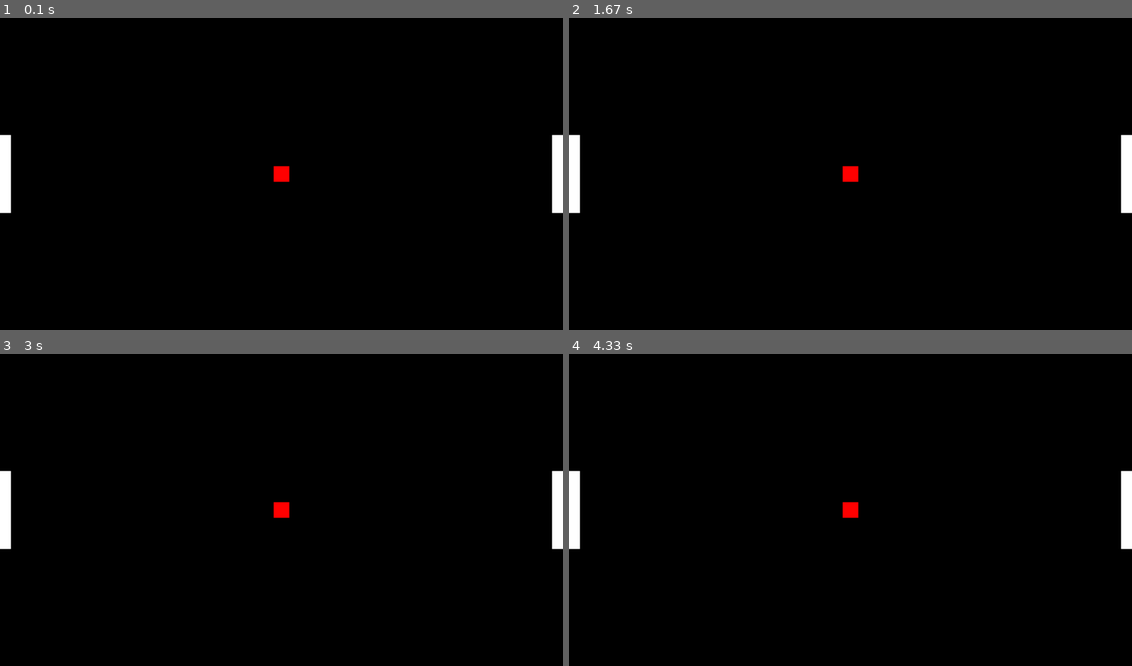
Above: before the commit, frames 1-4 (two rows, left to right).
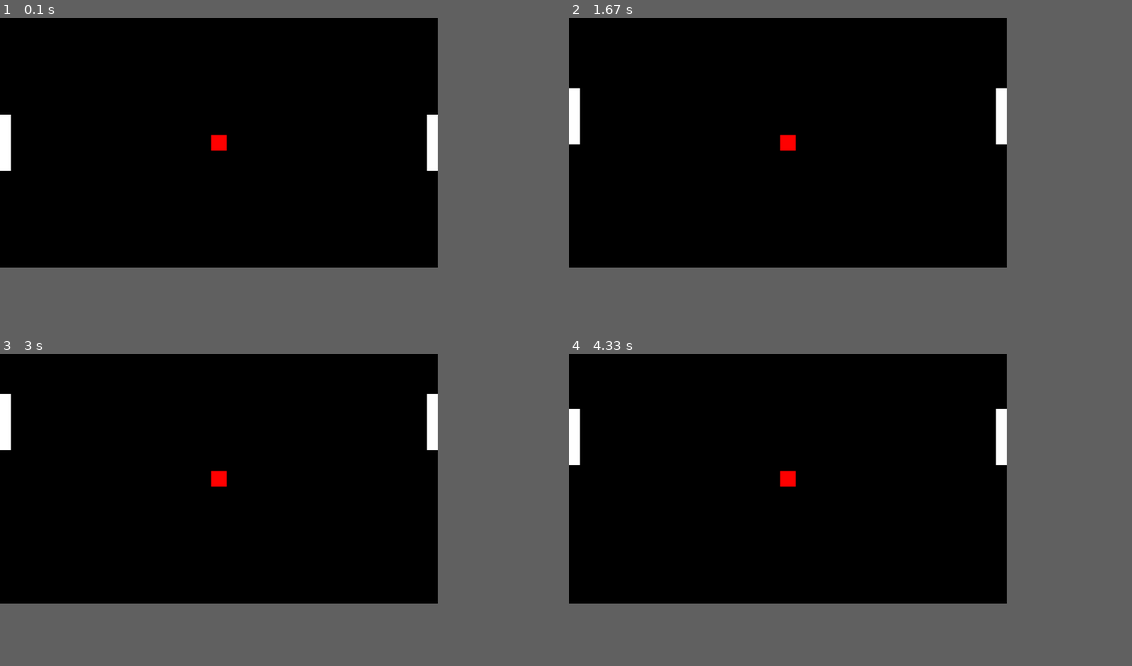
Above: after the commit, the same moments.

Repository: RFOD/Python_PygameTest
Game: pygame game, started from test01.py
Same seed, same stepped clock (60 frames per second), same inputs: the game is played once before the commit and once after it.
Inputs:
- Up to frame 1 (0.1 s): no input
- Up to frame 2 (1.67 s): hold W 0.33-0.8 s; hold Up 0.33-0.8 s; hold Down from 1.33 s (still down); hold S from 1.33 s (still down)
- Up to frame 3 (3 s): release Down at 1.8 s; release S at 1.8 s; hold Up 1.83-2.2 s; hold W 1.83-2.2 s; hold Down 2.23-2.6 s; hold S 2.23-2.6 s; hold Up 2.63-2.93 s; hold W 2.63-2.93 s; hold Down from 2.97 s (still down); hold S from 2.97 s (still down)
- Up to frame 4 (4.33 s): release Down at 3.27 s; release S at 3.27 s; hold Up 3.3-3.67 s; hold W 3.3-3.67 s; hold Down 3.7-4.07 s; hold S 3.7-4.07 s; hold Up from 4.1 s (still down); hold W from 4.1 s (still down)
The window is 900x500 before the commit and 700x400 after it. Grey fills any space a smaller window leaves; there, only what the larger window draws over its background counts as a difference.

The runs differ from the first frame. In frame 1, 1.6% of the frame differs, in the area x 0-100%, y 31-63%; in frame 2, 1.9%; in frame 3, 2.0%, in the area x 0-100%, y 12-63%; in frame 4, 2.0%.

Commit message:
Added smoother player movement

Diff:
--- a/test01.py
+++ b/test01.py
@@ -2,36 +2,54 @@
 
 pygame.init()
 
-winWidth = 1800
-winHeight = 1000
+winWidth = 1400
+winHeight = 800
 screen = pygame.display.set_mode((winWidth, winHeight))
 
-playerHeight = 250
+playerHeight = 180
 playerThickness = 35
 
 player1Pos = pygame.Vector2(0, (winHeight - playerHeight)/2)
 player2Pos = pygame.Vector2(winWidth - playerThickness, (winHeight - playerHeight)/2)
 
-ballPosX = 875
-ballPosY = 475
+ballHeight = 50
+ballwidth = 50
+
+ballPos = pygame.Vector2((winWidth - ballwidth)/2, (winHeight - ballHeight)/2)
+
+playerAccelRate = 1.5
+
+# Main Game loop --->
+
 run = True
-
 while run:
-
 
     screen.fill("black")
     # Getting the delta time
     clock = pygame.time.Clock()
-    dt = clock.tick() * 0.001
-    print(dt)
+    dt = clock.tick(60) * 0.001 * 120
 
     # Drawing the objects on the screen
     pygame.draw.rect(screen, "white", pygame.Rect(player1Pos.x, player1Pos.y, playerThickness, playerHeight))
     pygame.draw.rect(screen, "white", pygame.Rect(player2Pos.x, player2Pos.y, playerThickness, playerHeight))
-    pygame.draw.rect(screen, "red", pygame.Rect(ballPosX, ballPosY, 50, 50))
+    pygame.draw.rect(screen, "red", pygame.Rect(ballPos.x, ballPos.y, ballwidth, ballHeight))
 
     # Player Movement Mechanic
-
+    accel1 = 0
+    accel2 = 0
+    keys = pygame.key.get_pressed()
+    if keys[pygame.K_w] and player1Pos.y > 0:
+        accel1 -= playerAccelRate
+    if keys[pygame.K_s] and player1Pos.y < winHeight - playerHeight:
+        accel1 += playerAccelRate
+    if keys[pygame.K_UP] and player2Pos.y > 0:
+        accel2 -= playerAccelRate
+    if keys[pygame.K_DOWN] and player2Pos.y < winHeight - playerHeight:
+        accel2 += playerAccelRate
+    vel1 = accel1 * dt
+    vel2 = accel2 * dt
+    player1Pos.y += vel1 * dt + accel1 * (dt*dt)
+    player2Pos.y += vel2 * dt + accel2 * (dt*dt)
     # Quit Mechanic
     for event in pygame.event.get():
         if event.type == pygame.QUIT:
